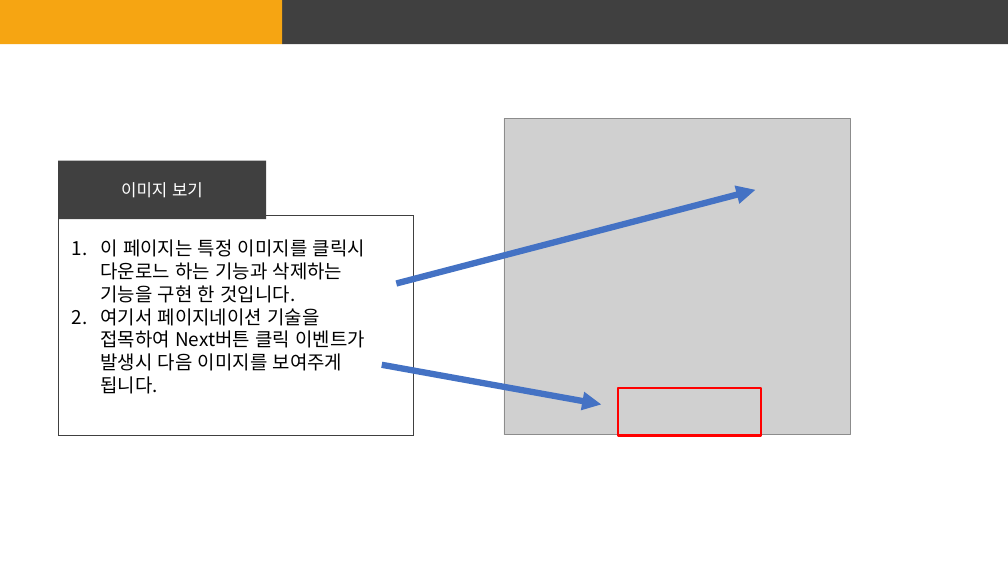
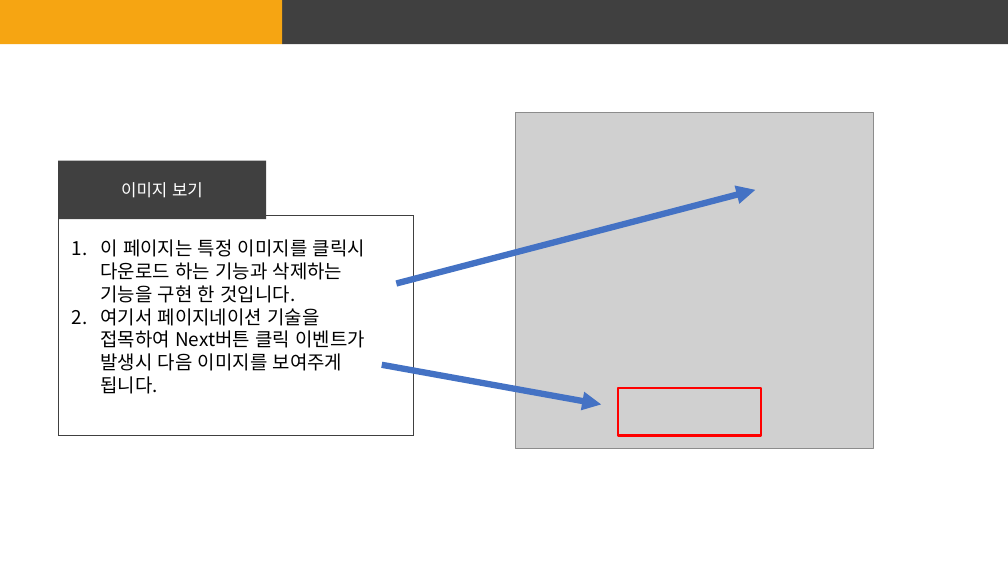
Before and after one commit to GhostSec322/React_Gallery, a slide deck: slide 14 of 4조 웹프레임워크 프로젝트 기획서.pptx. Drawn at 1008x567 pixels with LibreOffice and Linux fonts; fonts in the diff are those of the drawing; grey boxes stand for pictures. Boxes give left, top, right and bottom in pixels: in the first picture for what was removed or moved away, otherwise in the second. Text is boxed around its words. In the diff, an @@ line names an element or a change of style, - is before the commit and + after.

```diff
--- a/4조 웹프레임워크 프로젝트 기획서.pptx
+++ b/4조 웹프레임워크 프로젝트 기획서.pptx
@@ picture: place and size @@
-picture at (504, 119, 851, 435)
+picture at (516, 112, 874, 448)
@@ text at (100, 239, 365, 303): text changed @@
-1. 이 페이지는 특정 이미지를 클릭시 다운로느 하는 기능과 삭제하는 기능을 구현 한 것입니다.
+1. 이 페이지는 특정 이미지를 클릭시 다운로드 하는 기능과 삭제하는 기능을 구현 한 것입니다.
```
Also in this commit, not shown: 3 other slides changed, 3 slides added, 1 other file.
